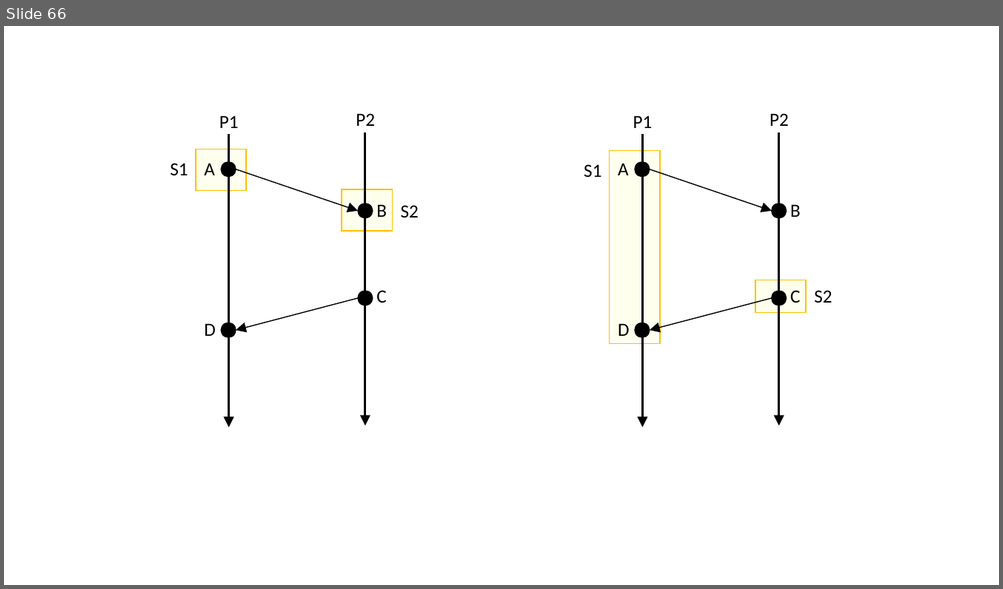
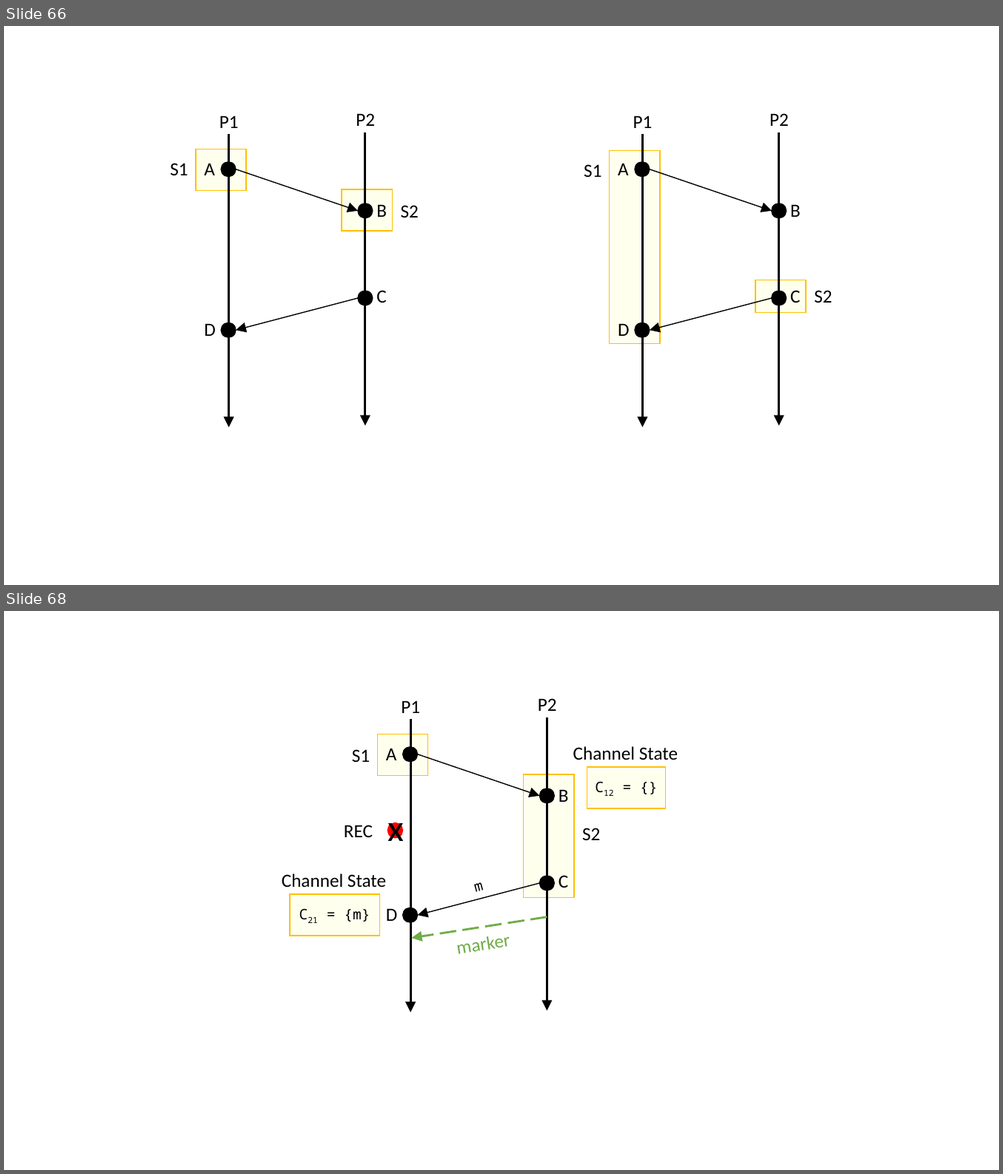
Before and after one commit to ChrisWhealy/DistributedSystemNotes, a slide deck: img/Diagrams.pptx. Shown one above the other, each under a label of ours: slide 66 before the commit, slides 66 and 68 after it; the slides between them are not shown. The pictures are 1003x589 and 1003x1174 pixels, drawn with LibreOffice and Linux fonts; fonts in the diff are those of the drawing. Boxes give left, top, right and bottom in pixels: in the first picture for what was removed or moved away, otherwise in the second. Text is boxed around its words. In the diff, an @@ line names an element or a change of style, - is before the commit and + after.

Commit message:
Add lecture 8 and update lecture 7

```diff
--- a/img/Diagrams.pptx
+++ b/img/Diagrams.pptx
@@ slide 68 added at bbox=[4, 611, 999, 1170], background #FFFFFF @@
@@ text added at bbox=[538, 698, 557, 711], 18 pt, text #000000 @@
+P2
@@ text added at bbox=[401, 701, 420, 713], 18 pt, text #000000 @@
+P1
@@ arrow added from (410, 719) to (410, 1012), #000000 2 pt @@
@@ arrow added from (547, 718) to (547, 1011), #000000 2 pt @@
@@ rectangle added at bbox=[377, 734, 428, 776], fill #FFFFEE, outline #FFC000 1 pt @@
@@ text added at bbox=[352, 749, 370, 762], 18 pt, text #000000 @@
+S1
@@ text added at bbox=[386, 748, 397, 760], 18 pt, text #000000 @@
+A
@@ ellipse added at bbox=[402, 747, 418, 762], fill #000000, outline #000000 1 pt @@
@@ arrow added from (418, 755) to (540, 796), #000000 1 pt @@
@@ text added at bbox=[573, 746, 677, 760], 18 pt, text #000000 @@
+Channel State
@@ rectangle added at bbox=[523, 775, 574, 898], fill #FFFFEE, outline #FFC000 1 pt @@
@@ rectangle added at bbox=[586, 767, 666, 809], fill #FFFFEE, outline #FFC000 1 pt, 14 pt, text #000000 @@
+C12 = {}
@@ ellipse added at bbox=[540, 789, 555, 803], fill #000000, outline #000000 1 pt @@
@@ text added at bbox=[558, 789, 569, 802], 18 pt, text #000000 @@
+B
@@ text added at bbox=[344, 825, 373, 837], 18 pt, text #000000 @@
+REC
@@ ellipse added at bbox=[387, 823, 402, 838], fill #FF0000, outline #FF0000 1 pt @@
@@ text added at bbox=[387, 823, 404, 841], 36 pt, text #000000 @@
+x
@@ text added at bbox=[582, 828, 600, 840], 18 pt, text #000000 @@
+S2
@@ text added at bbox=[282, 874, 386, 887], 18 pt, text #000000 @@
+Channel State
@@ ellipse added at bbox=[540, 876, 555, 891], fill #000000, outline #000000 1 pt @@
@@ text added at bbox=[558, 875, 568, 888], 18 pt, text #000000 @@
+C
@@ rectangle added at bbox=[290, 894, 379, 937], fill #FFFFEE, outline #FFC000 1 pt, 14 pt, text #000000 @@
+C21 = {m}
@@ arrow added from (540, 883) to (418, 915), #000000 1 pt @@
@@ text added at bbox=[475, 883, 484, 892], 14 pt, text #000000 @@
+m
@@ text added at bbox=[386, 908, 397, 921], 18 pt, text #000000 @@
+D
@@ ellipse added at bbox=[402, 908, 418, 923], fill #000000, outline #000000 1 pt @@
@@ arrow added from (547, 917) to (412, 939), #70AD47 2 pt dashed @@
@@ text added at bbox=[458, 937, 511, 954], 18 pt, text #70AD47 @@
+marker
```
Also in this commit, not shown: 1 slide changed, 9 other slides added, 15 other files.
